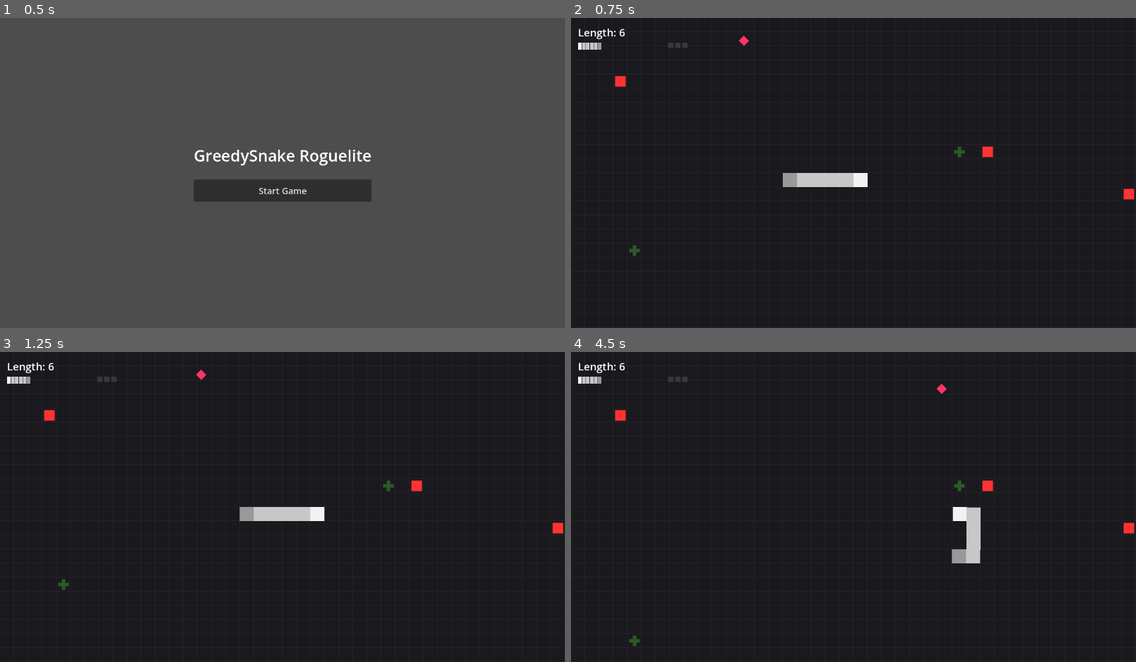
Above: before the commit, frames 1-4 (two rows, left to right).
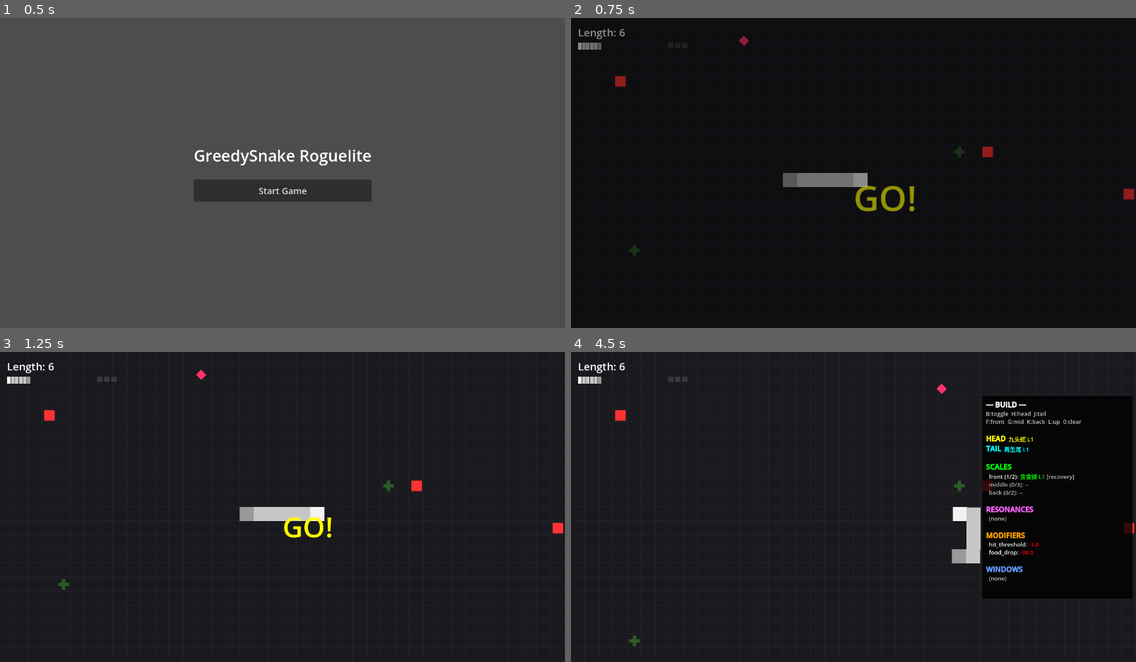
Above: after the commit, the same moments.

Repository: ztwosone/GreedySnake
Game: Godot game, scene res://scenes/main.tscn
Two runs of this game, one before a commit and one after it. Both use one fixed random seed, a clock stepped at 60 frames per second and the inputs below.
Inputs:
- Up to frame 1 (0.5 s): no input
- Up to frame 2 (0.75 s): click "Start Game" at 0.5 s
- Up to frame 3 (1.25 s): no input
- Up to frame 4 (4.5 s): tap Enter at 1.25 s; hold D (move_right) 1.28-2.03 s; tap T at 1.35 s; hold S (move_down) 2.03-2.78 s; tap B at 2.1 s; hold D (move_right) 2.78-3.53 s; tap H at 2.85 s; hold W (move_up) 3.53-4.28 s; tap J at 3.6 s; hold A (move_left) from 4.28 s (still down); tap F at 4.35 s

Frame 1 is identical in both runs. In frame 2, 1.6% of the frame differs, in the area x 1-100%, y 3-77%; in frame 3, 0.3%; in frame 4, 2.8%, in the area x 72-100%, y 14-80%.
Error before the commit: Invalid assignment of property or key 'atom_registry' with value of type 'RefCounted (AtomRegistry)' on a base object of type 'Node (effect_window_manager.gd)'…

Commit message:
Fix type mismatch: RefCounted typed as Node caused _ready() abort
- effect_window_manager.gd: atom_registry Node → RefCounted
- snake_parts_manager.gd: _chain_resolver Node → RefCounted
- scale_slot_manager.gd: _chain_resolver Node → RefCounted
- resonance_manager.gd: _chain_resolver Node → RefCounted

This SCRIPT ERROR at game_world.gd:52 silently aborted _ready(),
preventing all systems after line 52 from initializing (SnakePartsManager,
ScaleSlotManager, ResonanceManager, VFX, Debug panel, Build panel).
1533/1533 tests pass (15 more than before — previously skipped due to errors).

Co-Authored-By: Claude Opus 4.6 <noreply@anthropic.com>

Diff:
--- a/Project/systems/atoms/effect_window_manager.gd
+++ b/Project/systems/atoms/effect_window_manager.gd
@@ -3,7 +3,7 @@
 ## 管理持续 N tick 的效果窗口，提供规则查询接口。
 
 var atom_executor: AtomExecutor = null
-var atom_registry: Node = null  ## AtomRegistry
+var atom_registry: RefCounted = null  ## AtomRegistry
 var effect_mgr: Node = null    ## StatusEffectManager
 var enemy_mgr: Node = null     ## EnemyManager
 
--- a/Project/systems/snake_parts/resonance_manager.gd
+++ b/Project/systems/snake_parts/resonance_manager.gd
@@ -5,7 +5,7 @@
 
 var snake: Node = null
 var _trigger_manager: Node = null
-var _chain_resolver: Node = null
+var _chain_resolver: RefCounted = null
 var _scale_slot_manager: Node = null
 
 var PartDataScript: GDScript = load("res://systems/snake_parts/snake_part_data.gd")
@@ -17,7 +17,7 @@
 var _discovered_resonances: Dictionary = {}  # resonance_id → true
 
 
-func init_manager(p_snake: Node, p_trigger_mgr: Node, p_chain_resolver: Node, p_scale_slot_mgr: Node) -> void:
+func init_manager(p_snake: Node, p_trigger_mgr: Node, p_chain_resolver: RefCounted, p_scale_slot_mgr: Node) -> void:
 	snake = p_snake
 	_trigger_manager = p_trigger_mgr
 	_chain_resolver = p_chain_resolver
--- a/Project/systems/snake_parts/scale_slot_manager.gd
+++ b/Project/systems/snake_parts/scale_slot_manager.gd
@@ -4,7 +4,7 @@
 
 var snake: Node = null
 var _trigger_manager: Node = null
-var _chain_resolver: Node = null
+var _chain_resolver: RefCounted = null
 
 var PartDataScript: GDScript = load("res://systems/snake_parts/snake_part_data.gd")
 
@@ -18,7 +18,7 @@
 var _slots: Dictionary = {}
 
 
-func init_manager(p_snake: Node, p_trigger_mgr: Node, p_chain_resolver: Node) -> void:
+func init_manager(p_snake: Node, p_trigger_mgr: Node, p_chain_resolver: RefCounted) -> void:
 	snake = p_snake
 	_trigger_manager = p_trigger_mgr
 	_chain_resolver = p_chain_resolver
--- a/Project/systems/snake_parts/snake_parts_manager.gd
+++ b/Project/systems/snake_parts/snake_parts_manager.gd
@@ -4,7 +4,7 @@
 
 var snake: Node = null                     # Snake 引用
 var _trigger_manager: Node = null          # 共用 TriggerManager
-var _chain_resolver: Node = null           # 共用 EffectChainResolver
+var _chain_resolver: RefCounted = null      # 共用 EffectChainResolver
 
 var _active_head: RefCounted = null        # SnakePartData
 var _active_tail: RefCounted = null        # SnakePartData (T30)
@@ -12,7 +12,7 @@
 var PartDataScript: GDScript = load("res://systems/snake_parts/snake_part_data.gd")
 
 
-func init_manager(p_snake: Node, p_trigger_mgr: Node, p_chain_resolver: Node) -> void:
+func init_manager(p_snake: Node, p_trigger_mgr: Node, p_chain_resolver: RefCounted) -> void:
 	snake = p_snake
 	_trigger_manager = p_trigger_mgr
 	_chain_resolver = p_chain_resolver
